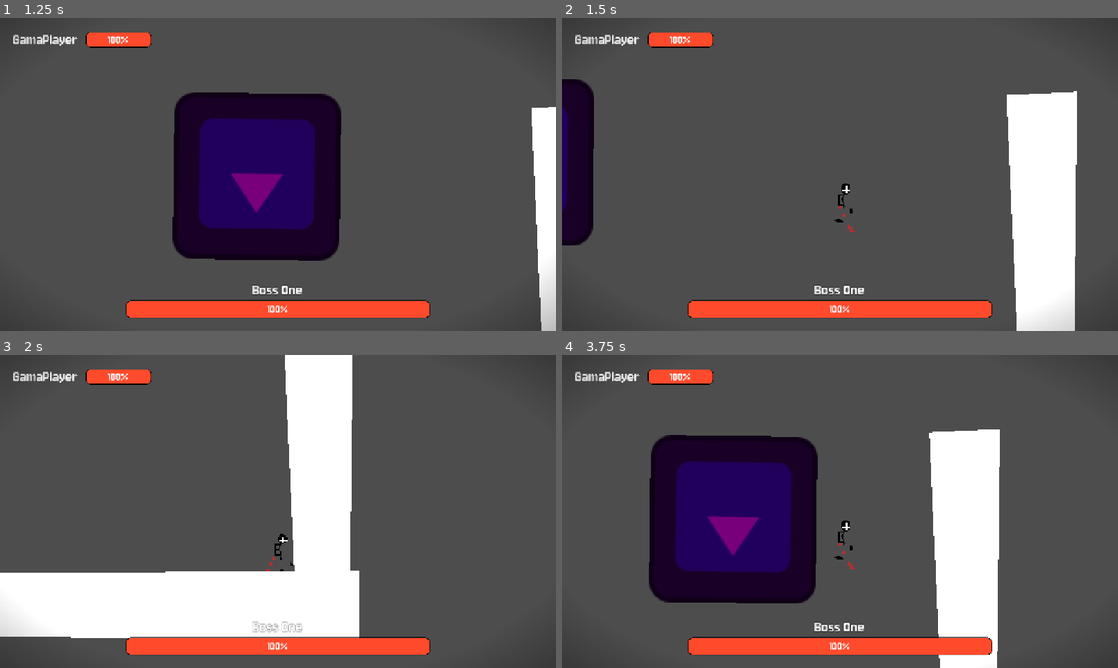
Above: before the commit, frames 1-4 (two rows, left to right).
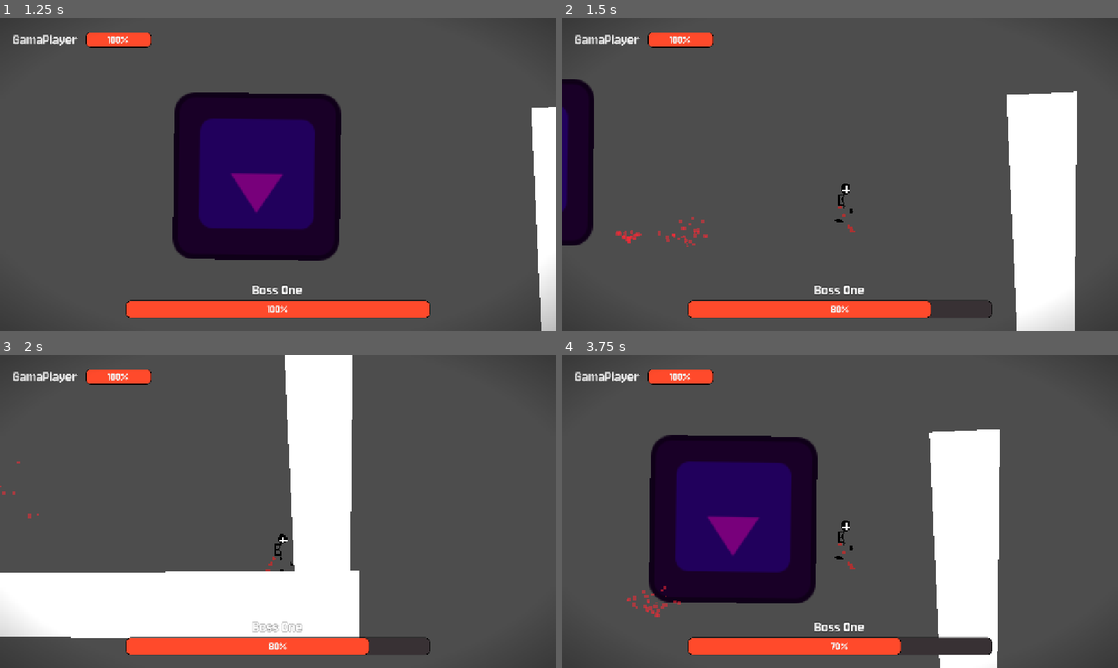
Above: after the commit, the same moments.

Repository: Jeremy-81/GamaBanda
Game: Godot game, scene res://scenes/boss_fight.tscn
Same seed, same stepped clock (60 frames per second), same inputs: the game is played once before the commit and once after it. This scene is started directly instead of the project's main scene. The engine's default icon, where the game draws it, is replaced by a stand-in: a white triangle on a blue panel in a dark square.
Inputs (mouse positions are in pixels of both pictures, inside the frame that each line leads up to):
- Up to frame 1 (1.25 s): move the mouse to (400, 158) at 0.52 s; press the mouse at (400, 158) at 0.53 s; hold D (go_right) from 0.53 s (still down); tap Space (jump) at 0.77 s
- Up to frame 2 (1.5 s): keep holding D (go_right); move the mouse to (728, 190) at 1.27 s; release the mouse at (728, 190) at 1.28 s; click (728, 190) at 1.35 s
- Up to frame 3 (2 s): keep holding D (go_right); tap Space (jump) at 1.52 s
- Up to frame 4 (3.75 s): move the mouse to (895, 442) at 2.02 s; release D (go_right) at 2.03 s; press the mouse at (895, 442) at 2.03 s; hold A (go_left) 2.03-2.78 s; tap Shift (dash) at 2.1 s; move the mouse to (812, 574) at 2.77 s; release the mouse at (812, 574) at 2.78 s; hold D (go_right) from 2.78 s (still down); click (812, 574) at 2.85 s; tap Space (jump) at 3.02 s; move the mouse to (1006, 558) at 3.52 s; press the mouse at (1006, 558) at 3.53 s

Frame 1 is identical in both runs. In frame 2, 0.9% of the frame differs, in the area x 9-78%, y 63-96%; in frame 3, 0.7%; in frame 4, 1.1%, in the area x 11-78%, y 23-96%.

Commit message:
Fixed boss attack

Diff:
--- a/scenes/objects/boss/boss.tscn
+++ b/scenes/objects/boss/boss.tscn
@@ -4,7 +4,7 @@
 [ext_resource type="Script" uid="uid://ldec8y3af7ov" path="res://scenes/objects/boss/boss.gd" id="1_mar8m"]
 [ext_resource type="Script" uid="uid://ct2ao5y04qtji" path="res://scenes/objects/components/hitbox.gd" id="3_dnwl1"]
 [ext_resource type="PackedScene" uid="uid://hqlkttia3yu4" path="res://scenes/objects/boss/hurt_particule.tscn" id="4_dnwl1"]
-[ext_resource type="PackedScene" uid="uid://d2yx60hb2b6t" path="res://scenes/objects/hurtbox/hurtbox.tscn" id="5_b41nh"]
+[ext_resource type="Script" uid="uid://b13w1i1ecf06o" path="res://scenes/objects/components/hurtbox.gd" id="5_b41nh"]
 
 [sub_resource type="RectangleShape2D" id="RectangleShape2D_4e6rw"]
 size = Vector2(363.75, 369)
@@ -38,8 +38,6 @@
 autostart = true
 
 [node name="Hitbox" type="Area2D" parent="." unique_id=571835088]
-collision_layer = 16
-collision_mask = 3
 script = ExtResource("3_dnwl1")
 metadata/_custom_type_script = "uid://ct2ao5y04qtji"
 
@@ -51,9 +49,10 @@
 amount = 100
 texture = SubResource("GradientTexture2D_dnwl1")
 
-[node name="Hurtbox" parent="." unique_id=561438575 instance=ExtResource("5_b41nh")]
-collision_layer = 4
-collision_mask = 9
+[node name="Hurtbox" type="Area2D" parent="." unique_id=1882181745 node_paths=PackedStringArray("entity")]
+script = ExtResource("5_b41nh")
+entity = NodePath("..")
+metadata/_custom_type_script = "uid://b13w1i1ecf06o"
 
 [node name="CollisionShape2D" type="CollisionShape2D" parent="Hurtbox" unique_id=691134351]
 position = Vector2(0, -182)
--- a/scenes/objects/components/hitbox.gd
+++ b/scenes/objects/components/hitbox.gd
@@ -11,7 +11,7 @@
 signal has_damaged();
 
 func _init():
-	monitorable = true;
+	monitorable = false;
 	monitoring = true;
 
 	# Layer separation
@@ -36,9 +36,6 @@
 	var is_touching := false;
 
 	for damagable_area in get_overlapping_areas():
-		print("Overlapping with area: " + damagable_area.name + " / " + damagable_area.get_parent().name)
-		if damagable_area.get_parent() == get_parent():
-			return
 		if damagable_area is Hurtbox:
 			is_touching = true;
 			damagable_area.take_damage(damage + extra_damage, ko_damage + extra_ko, entity);
--- a/scenes/objects/components/hurtbox.gd
+++ b/scenes/objects/components/hurtbox.gd
@@ -11,7 +11,7 @@
 
 func _init():
 	monitorable = true;
-	monitoring = true;
+	monitoring = false;
 
 	# Layer separation
 	set_collision_layer_value(1, false);
--- a/scenes/objects/hitbox/hitbox.tscn
+++ /dev/null
@@ -1,9 +0,0 @@
-[gd_scene format=3 uid="uid://v03j4dmf32so"]
-
-[ext_resource type="Script" uid="uid://b13w1i1ecf06o" path="res://scenes/objects/components/hurtbox.gd" id="1_yeydk"]
-
-[node name="Hitbox" type="Area2D" unique_id=487133279]
-script = ExtResource("1_yeydk")
-
-[connection signal="area_entered" from="." to="." method="_on_area_entered"]
-[connection signal="area_exited" from="." to="." method="_on_area_exited"]
--- a/scenes/objects/hurtbox/hurtbox.tscn
+++ /dev/null
@@ -1,6 +0,0 @@
-[gd_scene format=3 uid="uid://d2yx60hb2b6t"]
-
-[ext_resource type="Script" uid="uid://ct2ao5y04qtji" path="res://scenes/objects/components/hitbox.gd" id="1_ufm6k"]
-
-[node name="Hurtbox" type="Area2D" unique_id=561438575]
-script = ExtResource("1_ufm6k")
--- a/scenes/objects/player/player.tscn
+++ b/scenes/objects/player/player.tscn
@@ -687,8 +687,6 @@
 one_shot = true
 
 [node name="Hurtbox" type="Area2D" parent="." unique_id=370638679 node_paths=PackedStringArray("entity")]
-collision_layer = 2
-collision_mask = 17
 script = ExtResource("6_bdcal")
 entity = NodePath("..")
 is_player = true
@@ -698,8 +696,6 @@
 shape = SubResource("CapsuleShape2D_io36v")
 
 [node name="Hitbox" type="Area2D" parent="." unique_id=1495450262 node_paths=PackedStringArray("entity")]
-collision_layer = 8
-collision_mask = 5
 script = ExtResource("7_ponut")
 entity = NodePath("..")
 damage = 10.0
